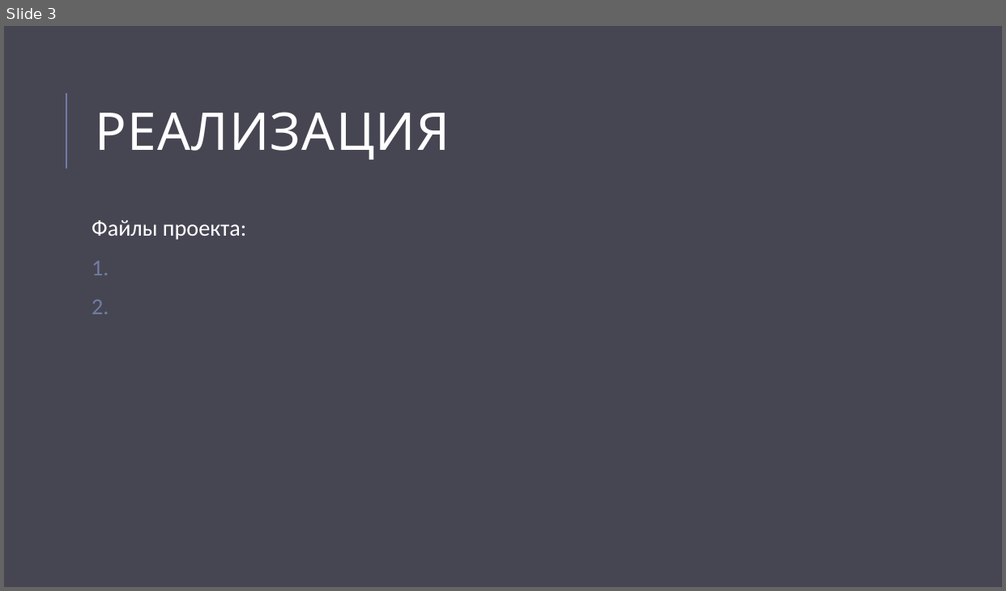
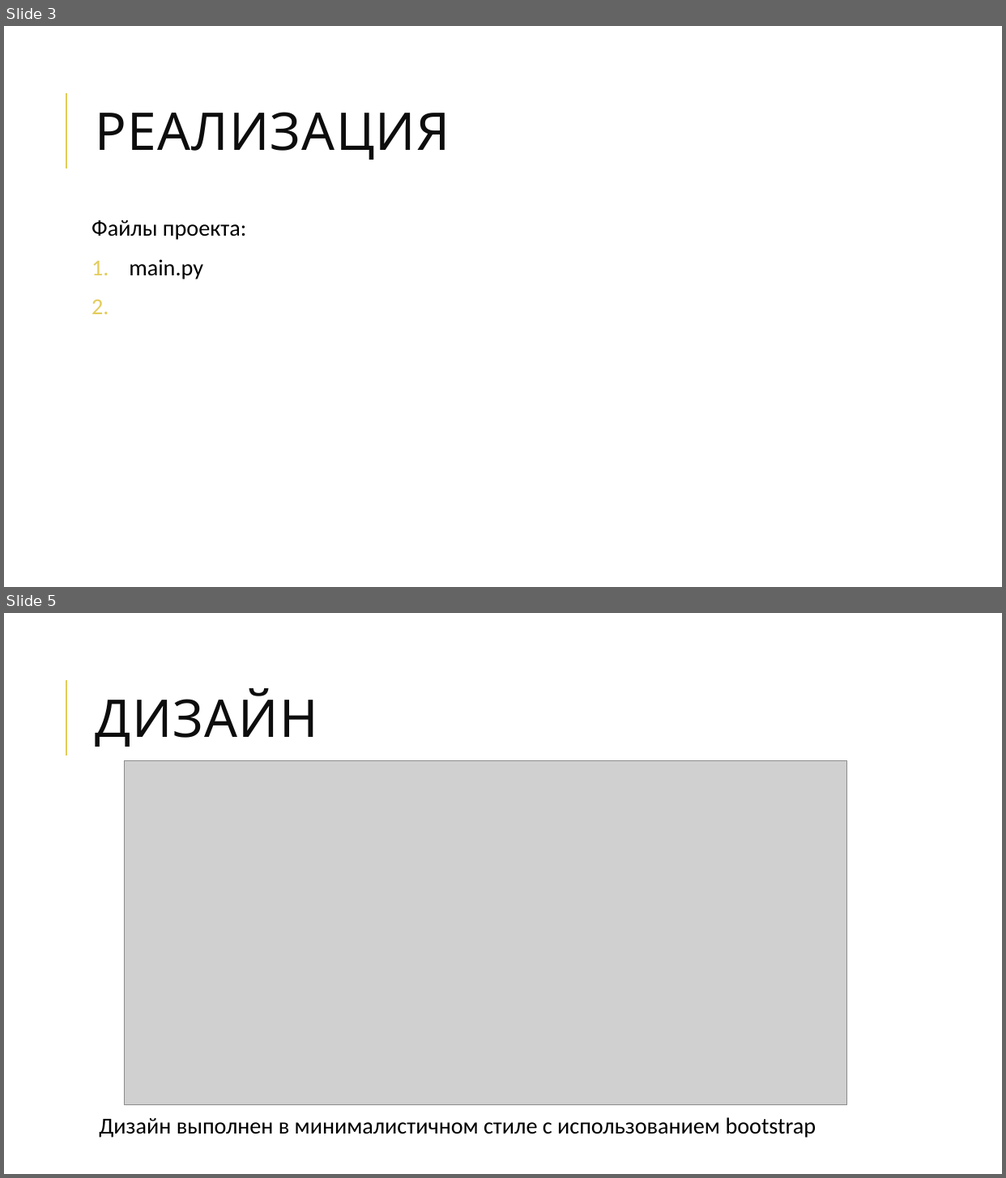
Before and after one commit to git21git/WEB_Project, a slide deck: Презентация WEB.pptx. Shown one above the other, each under a label of ours: slide 3 before the commit, slides 3 and 5 after it; the slides between them are not shown. The pictures are 1006x591 and 1006x1178 pixels, drawn with LibreOffice and Linux fonts; fonts in the diff are those of the drawing; grey boxes stand for pictures. Boxes give left, top, right and bottom in pixels: in the first picture for what was removed or moved away, otherwise in the second. Text is boxed around its words. In the diff, an @@ line names an element or a change of style, - is before the commit and + after.

```diff
--- a/Презентация WEB.pptx
+++ b/Презентация WEB.pptx
@@ slide 5 added at [4, 613, 1002, 1174], background #FFFFFF; not listed: 1 template element that a slide beside it also shows @@
@@ title added at [96, 688, 318, 747], 50 pt, text #0D0D0D @@
+ДИЗАЙН
@@ picture added at [125, 761, 848, 1105] @@
@@ text added at [99, 1118, 816, 1138], 22 pt, text #000000 @@
+  Дизайн выполнен в минималистичном стиле с использованием bootstrap
@@ slide 3 changed as well @@
@@ background #464653 to #FFFFFF @@
@@ title "РЕАЛИЗАЦИЯ" at [96, 112, 450, 160]: text colour #FFFFFF to #0D0D0D @@
@@ line (66, 169) - (66, 93): stroke #727CA3 1.5 pt to #E3CC5A 1.5 pt @@
@@ text at [91, 220, 246, 240]: text colour #FFFFFF to #000000 in "Файлы проекта:" @@
@@ text at [129, 259, 203, 280]: paragraph added @@
+1. main.py
```
Also in this commit, not shown: 1 other slide changed, 3 other slides added, 1 slide removed, 1 other file.
